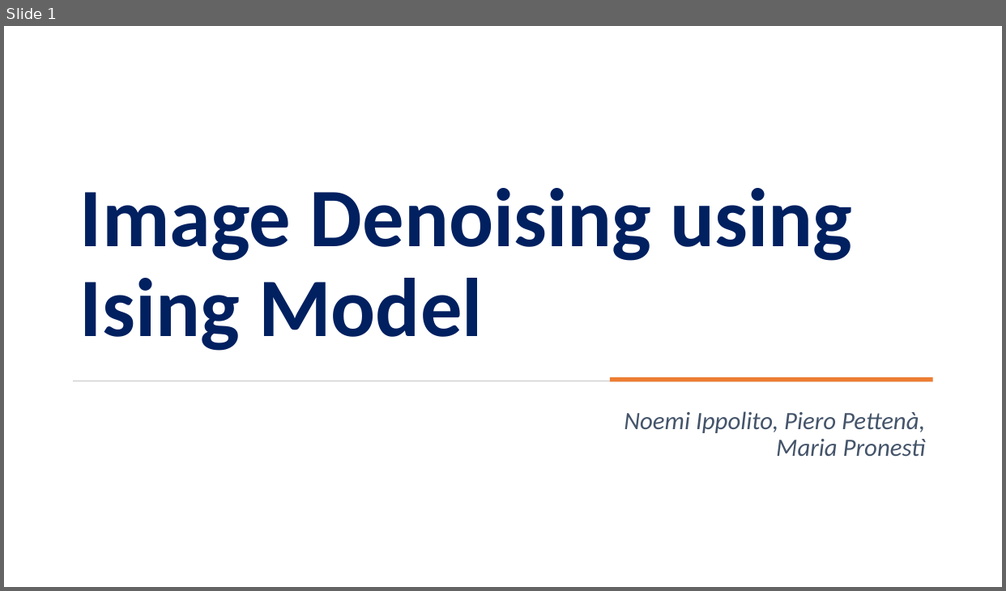
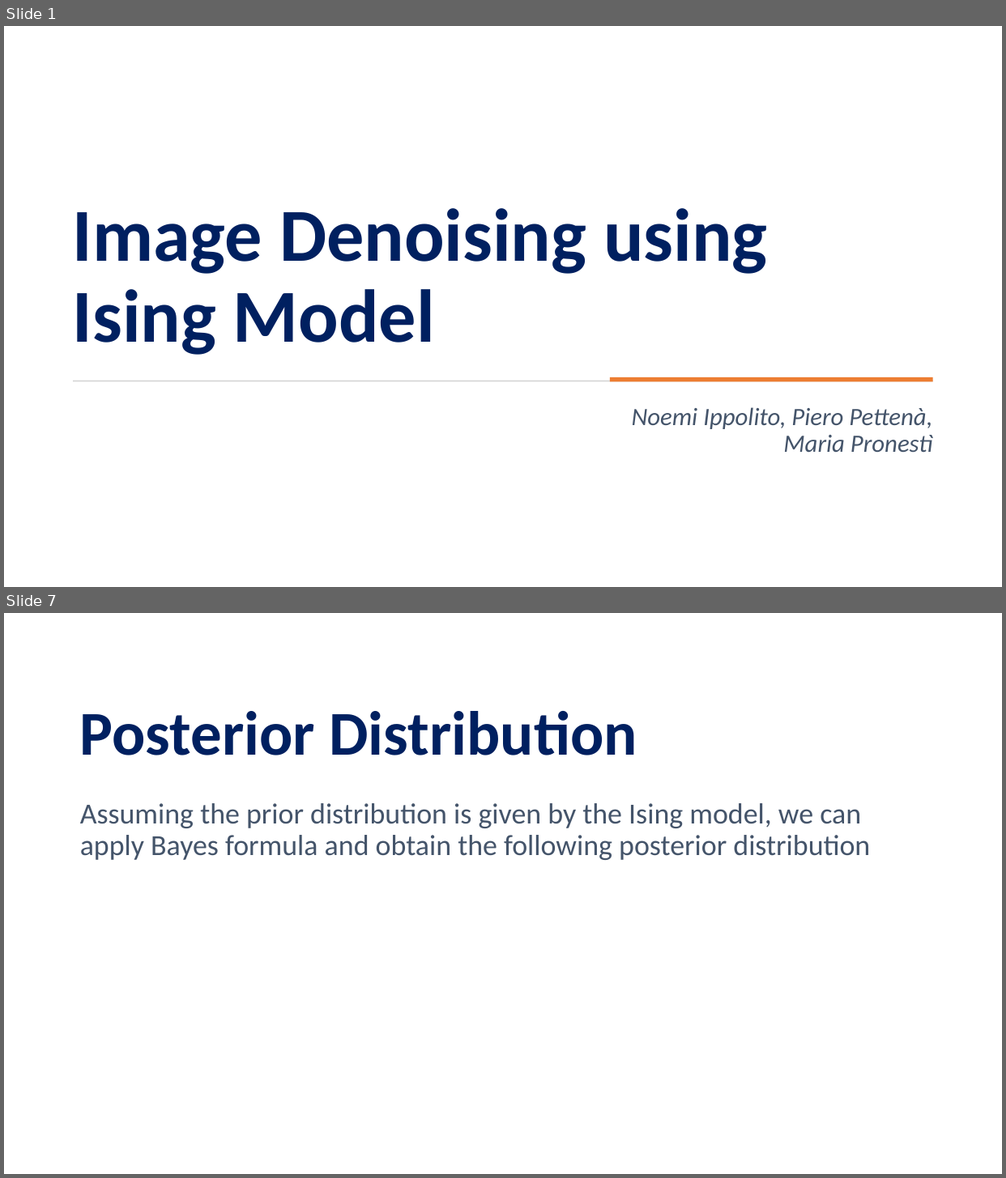
Before and after one commit to pettepiero/Ising-image-denoising, a slide deck: pml.pptm. Shown one above the other, each under a label of ours: slide 1 before the commit, slides 1 and 7 after it; the slides between them are not shown. The pictures are 1006x591 and 1006x1178 pixels, drawn with LibreOffice and Linux fonts; fonts in the diff are those of the drawing. Boxes give left, top, right and bottom in pixels: in the first picture for what was removed or moved away, otherwise in the second. Text is boxed around its words. In the diff, an @@ line names an element or a change of style, - is before the commit and + after.

```diff
--- a/pml.pptm
+++ b/pml.pptm
@@ slide 7 added at (x1=4, y1=613, x2=1002, y2=1174), background #FFFFFF @@
@@ title added at (x1=80, y1=711, x2=637, y2=756), 60 pt, text #002060, bold @@
+Posterior Distribution
@@ text added at (x1=80, y1=803, x2=870, y2=860), 28 pt, text #44546A @@
+Assuming the prior distribution is given by the Ising model, we can apply Bayes formula and obtain the following posterior distribution
@@ slide 1 changed as well @@
@@ title "Image Denoising using Ising Model" at (x1=73, y1=208, x2=767, y2=355): size 80 to 72 pt @@
@@ subtitle "Noemi Ippolito, Piero Pettenà, Maria ..." moved from (x1=624, y1=412, x2=926, y2=456) to (x1=632, y1=408, x2=933, y2=452) @@
```
Also in this commit, not shown: 5 other slides changed, 11 other slides added, 9 slides removed.
